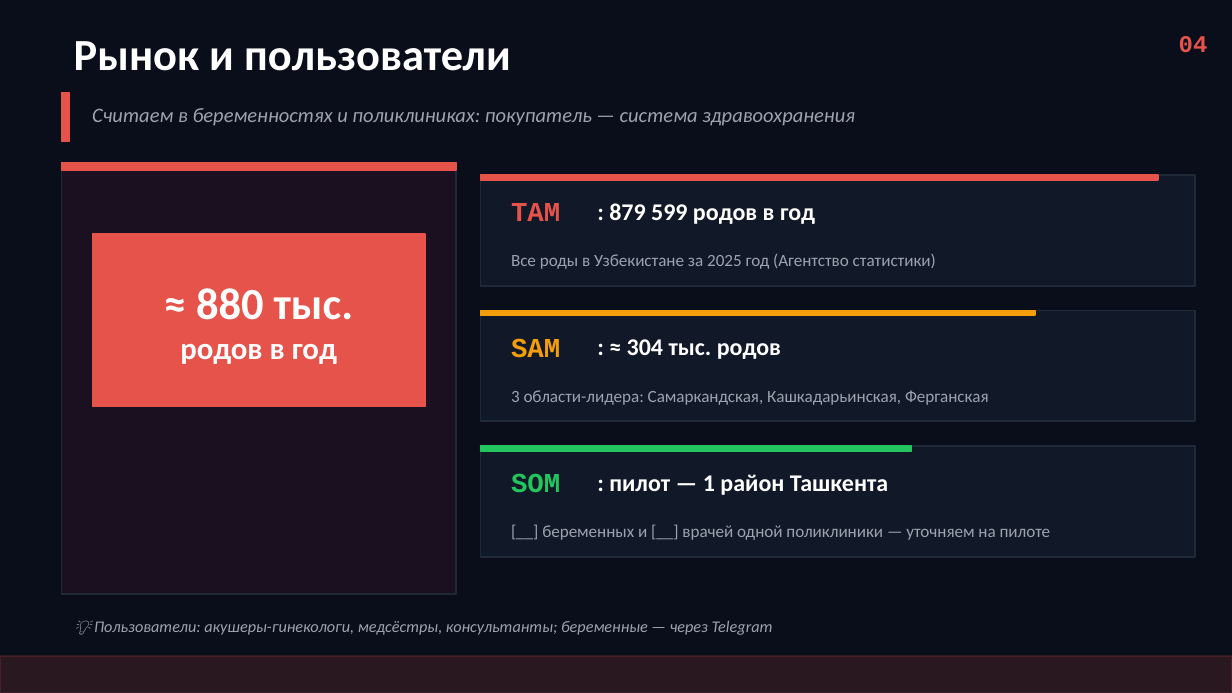
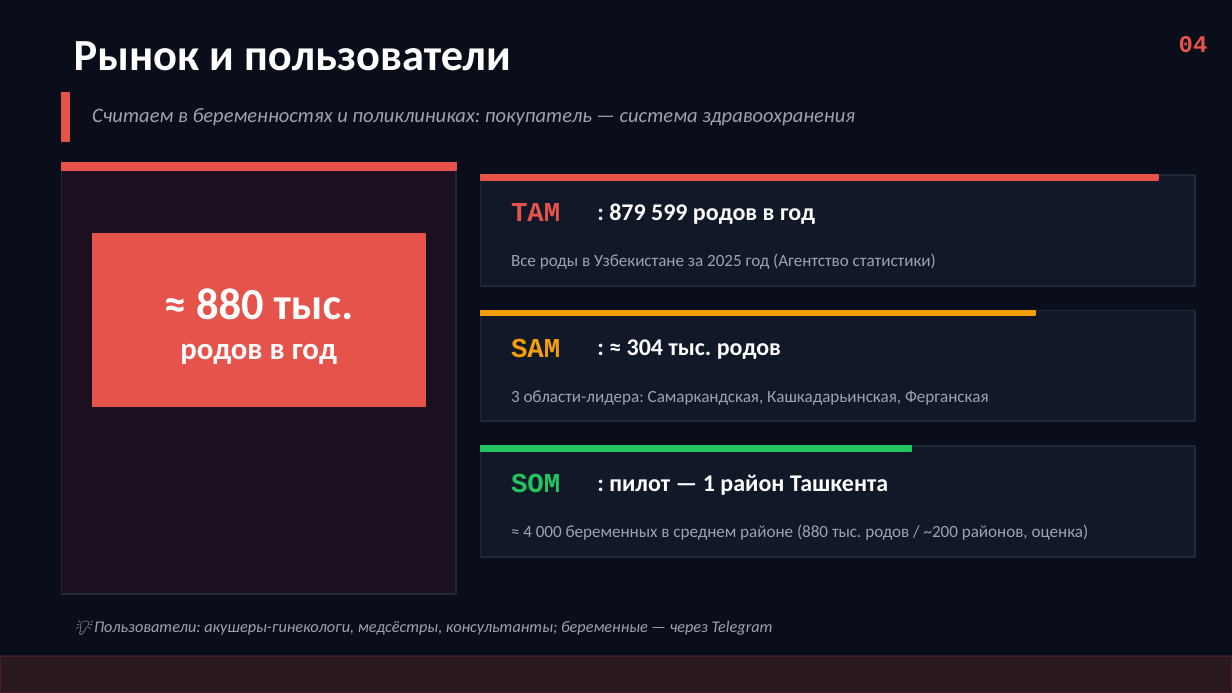
Before and after one commit to ilyaplaxov/ona-bola-signal, a slide deck: slide 4 of docs/pitch/Ona-Bola_Signal_pitch.pptx. Drawn at 1232x693 pixels with LibreOffice and Linux fonts; fonts in the diff are those of the drawing. Boxes give left, top, right and bottom in pixels: in the first picture for what was removed or moved away, otherwise in the second. Text is boxed around its words. In the diff, an @@ line names an element or a change of style, - is before the commit and + after.

```diff
--- a/docs/pitch/Ona-Bola_Signal_pitch.pptx
+++ b/docs/pitch/Ona-Bola_Signal_pitch.pptx
@@ text at (523, 525, 1089, 540): text changed @@
-[__] беременных и [__] врачей одной поликлиники — уточняем на пилоте
+≈ 4 000 беременных в среднем районе (880 тыс. родов / ~200 районов, оценка)
```
Also in this commit, not shown: 3 other slides changed.
